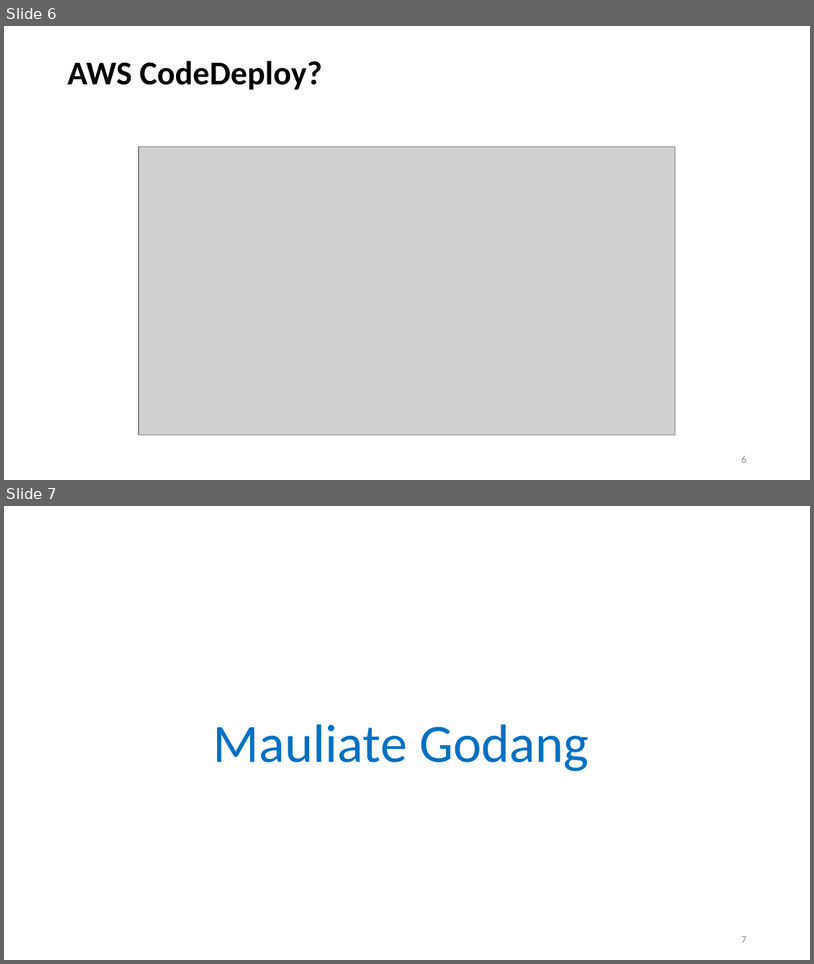
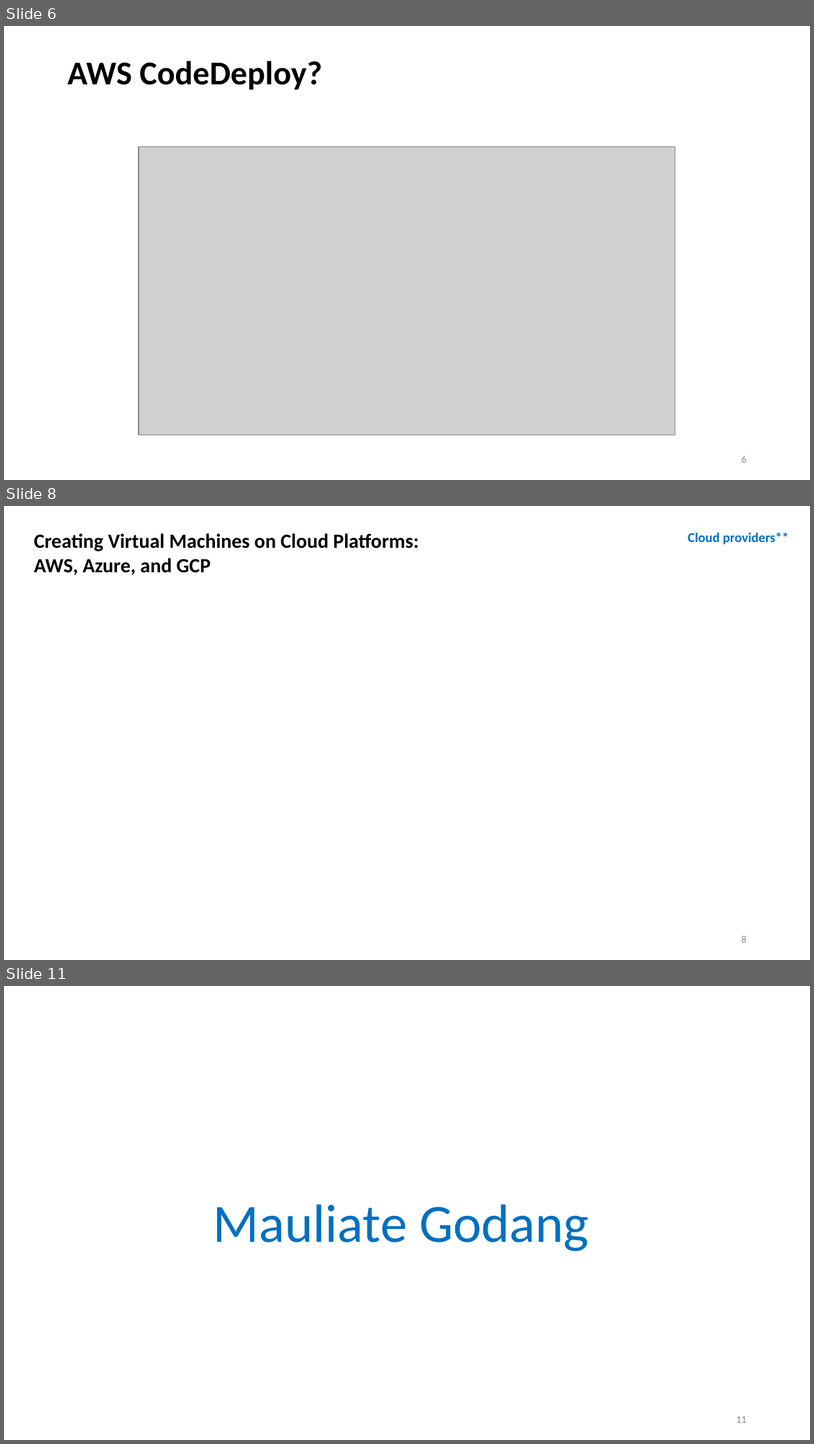
Before and after one commit to amelcharolinesgn2/ClouD-Infrastructure-SISKA-2025, a slide deck: Cource_LAB_AWS_3_AWS-cloud-platform.pptx. Shown one above the other, each under a label of ours: slides 6 and 7 before the commit, slides 6, 8 and 11 after it; the slides between them are not shown. The pictures are 814x964 and 814x1444 pixels, drawn with LibreOffice and Linux fonts; fonts in the diff are those of the drawing; grey boxes stand for pictures. Boxes give left, top, right and bottom in pixels: in the first picture for what was removed or moved away, otherwise in the second. Text is boxed around its words. In the diff, an @@ line names an element or a change of style, - is before the commit and + after.

```diff
--- a/Cource_LAB_AWS_3_AWS-cloud-platform.pptx
+++ b/Cource_LAB_AWS_3_AWS-cloud-platform.pptx
@@ slide 8 added at <box>4,506,810,960</box>, background #FFFFFF @@
@@ text added at <box>34,533,419,575</box>, 18 pt, text #000000, bold @@
+Creating Virtual Machines on Cloud Platforms: AWS, Azure, and GCP
@@ text added at <box>688,532,790,544</box>, 12 pt, text #0070C0, bold @@
+Cloud providers**
@@ page number added at <box>742,935,747,942</box>, 9 pt, text #8C8C8C @@
+8
@@ what was slide 7 is now slide 11 @@
@@ page number at <box>737,1416,747,1422</box>: text changed @@
-7
+11
```
Also in this commit, not shown: 1 slide changed, 3 other slides added, 4 other files.
